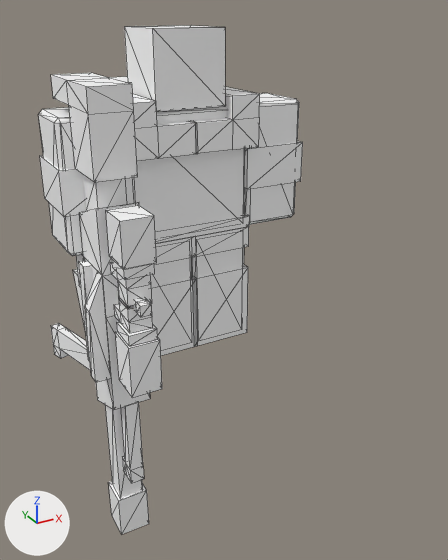
A saved change to the COLLADA model Objects3d/sniper.dae.
Before and after are seen from a camera (50 mm lens) standing at (-52.1, -115.7, 69.1) and looking at (7.3, -7.9, 15.2). Lighting does not change. The marker at lower left points along +X, +Y and +Z. Mesh edges are drawn as thin lines. Where no turn or scale is listed for an object, it has been applied to the vertices.

In view in the first picture: 'body', 'head', 'larm', 'lleg', 'rarm', 'rifle', 'rleg'.
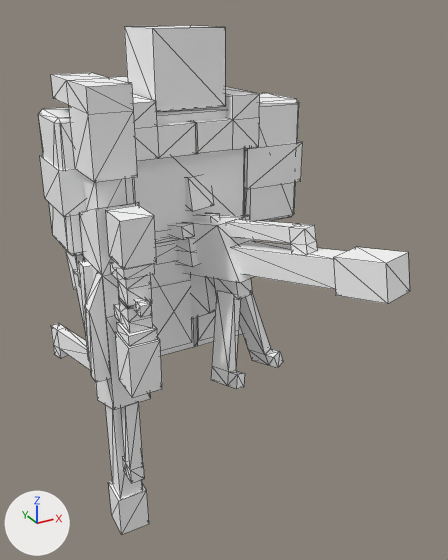
Pixel boxes (x1, y1, x2, y2) of what changed, in the pictures (448 x 560 px):
'spawn', added: after (66, 175, 410, 389)
'lleg', unchanged, covered by the edit: before (191, 227, 249, 346); after (193, 311, 242, 346)

What the commit changed:
Mesh me_cube_001 is new.
It has 260 vertices, 420 faces and spans x -15.3..18.1, y -52.4..42.1, z -23.2..17.0.
It uses material mat_spring (white #ffffff).
Object 'spawn' (ob_spawn) is new; it shows me_cube_001.
Its location is (0.0, 0.4, 21.5).
